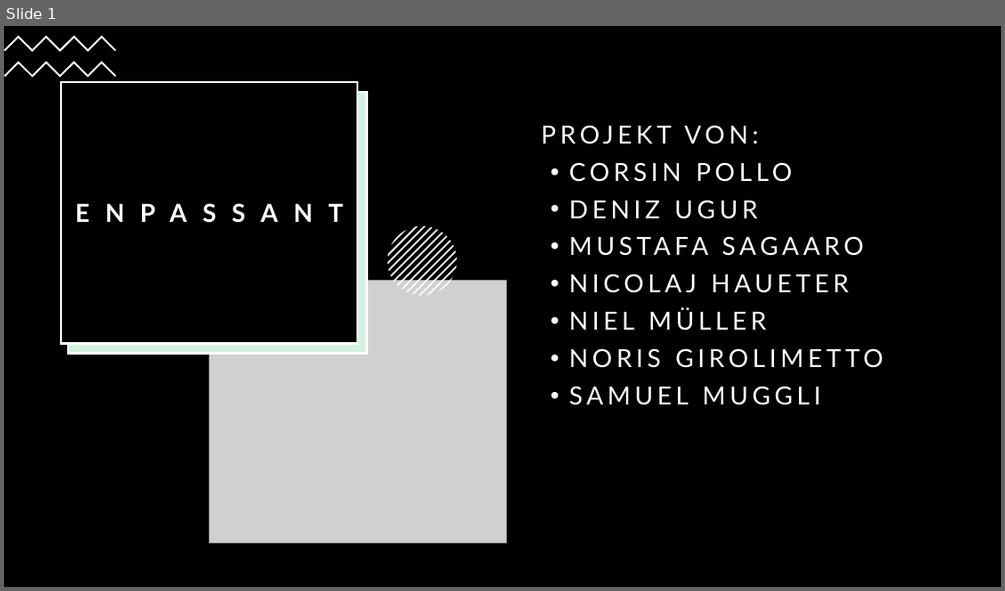
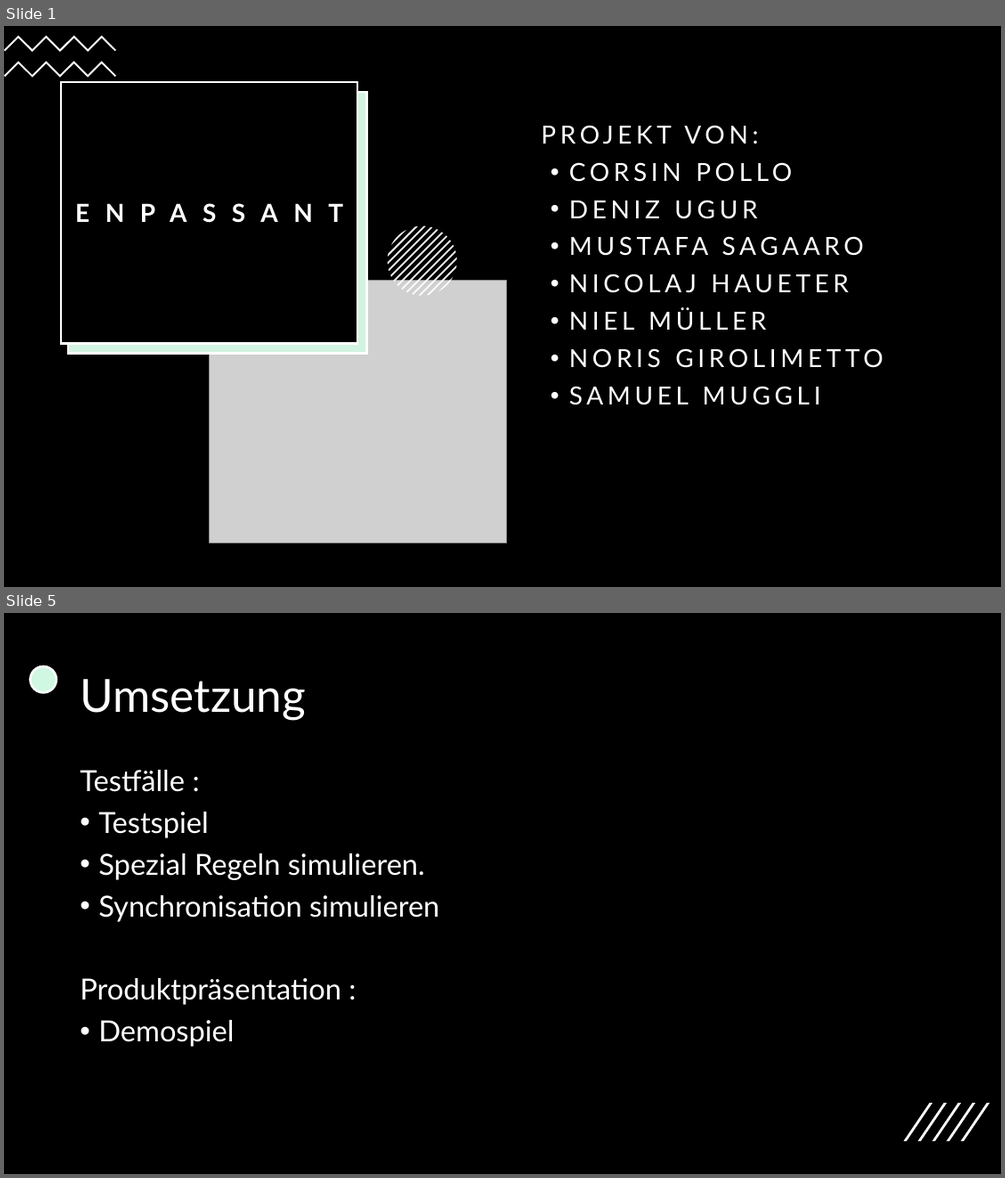
Before and after one commit to Uruguruu/enPassant, a slide deck: enPassantPitch.pptx. Shown one above the other, each under a label of ours: slide 1 before the commit, slides 1 and 5 after it; the slides between them are not shown. The pictures are 1005x591 and 1005x1178 pixels, drawn with LibreOffice and Linux fonts; fonts in the diff are those of the drawing; grey boxes stand for pictures. Boxes give left, top, right and bottom in pixels: in the first picture for what was removed or moved away, otherwise in the second. Text is boxed around its words. In the diff, an @@ line names an element or a change of style, - is before the commit and + after.

```diff
--- a/enPassantPitch.pptx
+++ b/enPassantPitch.pptx
@@ slide 5 added at <box>4,613,1001,1174</box>, background #000000 @@
@@ ellipse added at <box>30,666,57,692</box>, fill #CFF7E1, outline #FFFFFF 2.25 pt @@
@@ title added at <box>80,679,306,720</box>, 44 pt, text #FFFFFF @@
+Umsetzung
@@ text added at <box>80,770,439,1046</box>, 28 pt, text #FFFFFF @@
+Testfälle :
+• Testspiel
+• Spezial Regeln simulieren.
+• Synchronisation simulieren
+Produktpräsentation :
+• Demospiel
@@ group added at <box>904,1103,989,1141</box>: 5 freeform shapes @@
```
Also in this commit, not shown: 3 other slides added.
